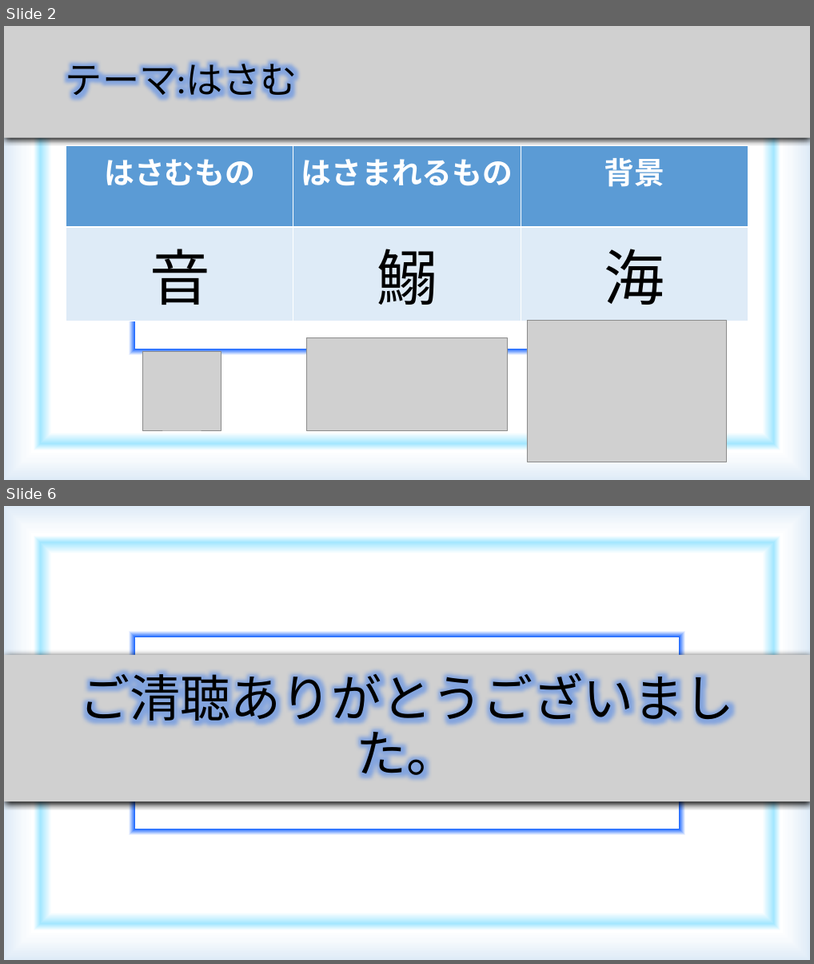
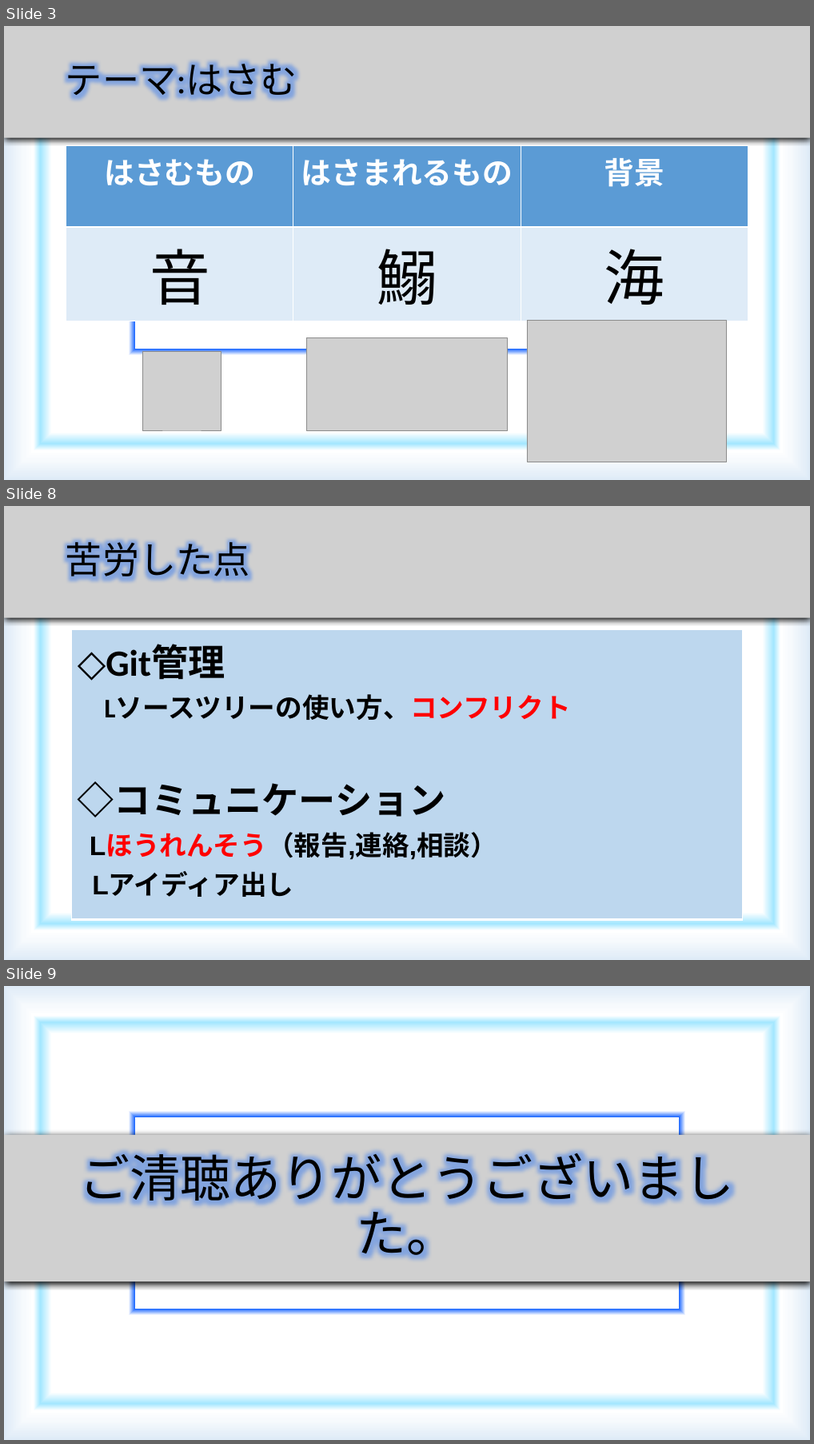
Before and after one commit to YasuhiroKawamoto/iwashi, a slide deck: 発表資料(鰯).pptx. Shown one above the other, each under a label of ours: slides 2 and 6 before the commit, slides 3, 8 and 9 after it; the slides between them are not shown. The pictures are 814x964 and 814x1444 pixels, drawn with LibreOffice and Linux fonts; fonts in the diff are those of the drawing; grey boxes stand for pictures. Boxes give left, top, right and bottom in pixels: in the first picture for what was removed or moved away, otherwise in the second. Text is boxed around its words. In the diff, an @@ line names an element or a change of style, - is before the commit and + after.

```diff
--- a/発表資料(鰯).pptx
+++ b/発表資料(鰯).pptx
@@ slide 8 added at box(4, 506, 810, 960), background gradient #A6E7FF to #FFFFFF to #1B67FF to #A3E7FF to #F7FAFD to #DEEBF7 @@
@@ picture added at box(4, 506, 810, 618) @@
@@ text added at box(66, 536, 250, 583), 44 pt, text #000000 @@
+苦労した点
@@ table added at box(71, 630, 742, 919), 1 rows, 1 columns @@
+◇Git管理 / Lソースツリーの使い方、コンフリクト / ◇コミュニケーション / Lほうれんそう（報告,連絡,相談） / Lアイディア出し
@@ what was slide 2 is now slide 3 @@
@@ what was slide 6 is now slide 9 @@
```
Also in this commit, not shown: 4 slides changed, 2 other slides added, 4 other files.
